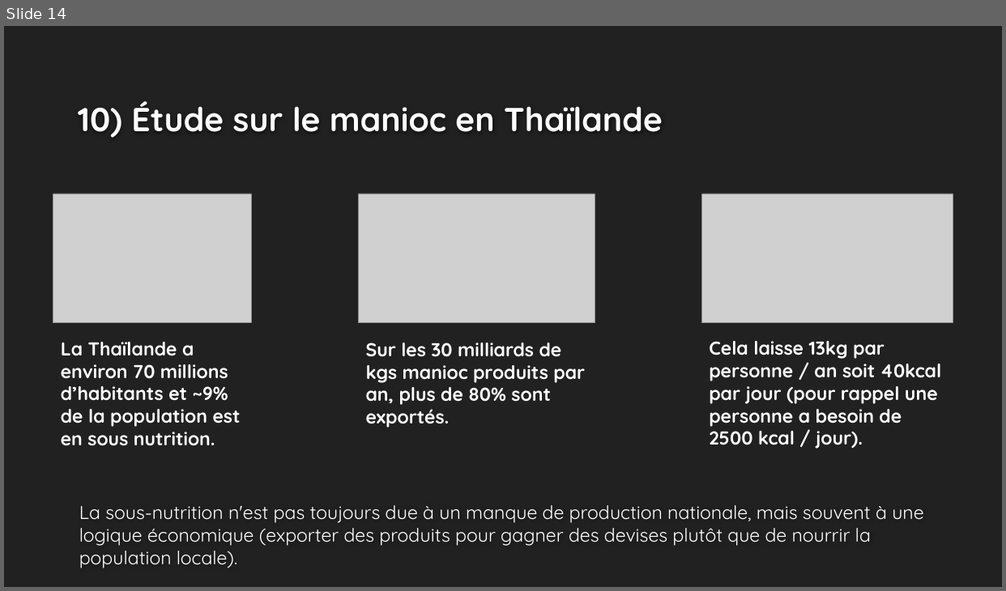
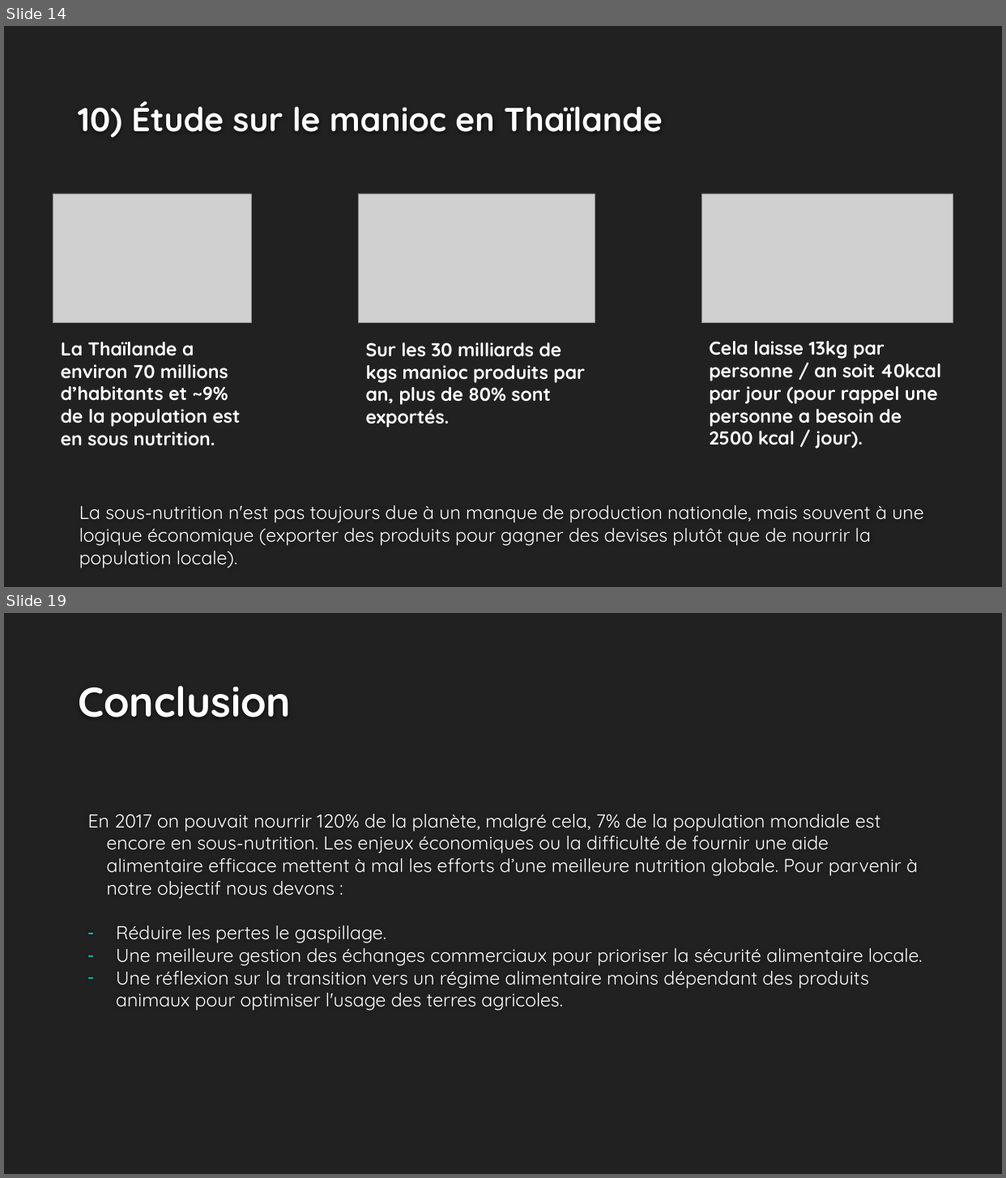
Before and after one commit to ziedbelhocine/Cours-OC, a slide deck: Data_Analyst/Projet_4/Template+de+présentation_Faim_monde-V2.pptx. Shown one above the other, each under a label of ours: slide 14 before the commit, slides 14 and 19 after it; the slides between them are not shown. The pictures are 1006x591 and 1006x1178 pixels, drawn with LibreOffice and Linux fonts; fonts in the diff are those of the drawing; grey boxes stand for pictures; background and template pictures are left out. Boxes give left, top, right and bottom in pixels: in the first picture for what was removed or moved away, otherwise in the second. Text is boxed around its words. In the diff, an @@ line names an element or a change of style, - is before the commit and + after.

```diff
--- a/Data_Analyst/Projet_4/Template+de+présentation_Faim_monde-V2.pptx
+++ b/Data_Analyst/Projet_4/Template+de+présentation_Faim_monde-V2.pptx
@@ slide 19 added at [4,613,1002,1174], background #212121 @@
@@ title added at [78,686,291,717], 40 pt, text #FEFEFE, bold @@
+Conclusion
@@ text added at [88,814,923,1011], 18 pt, text #FFFFFF @@
+En 2017 on pouvait nourrir 120% de la planète, malgré cela, 7% de la population mondiale est encore en sous-nutrition. Les enjeux économiques ou la difficulté de fournir une aide alimentaire efficace mettent à mal les efforts d’une meilleure nutrition globale. Pour parvenir à notre objectif nous devons :
+– Réduire les pertes le gaspillage.
+– Une meilleure gestion des échanges commerciaux pour prioriser la sécurité alimentaire locale.
+– Une réflexion sur la transition vers un régime alimentaire moins dépendant des produits animaux pour optimiser l'usage des terres agricoles.
```
Also in this commit, not shown: 2 slides changed, 4 other slides added, 2 slides removed, 1 other file.
